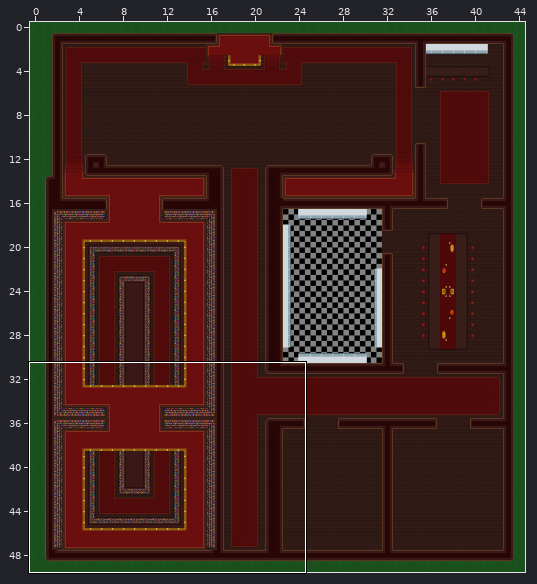
A Tiled map (JSON) gets an edit: assets/Maps/MansionMap.json. The first picture is a wide view before the edit; the outline marks the close-up.
Close-up. Old version:
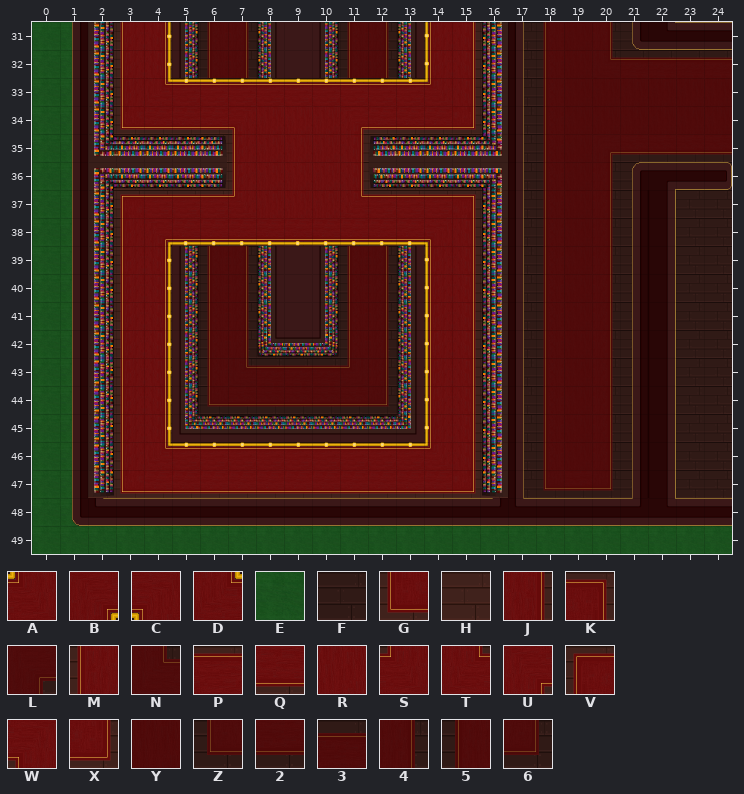
Cells are 64x64 px. Shown: x 0..24, y 31..49. The commit also changed other parts of the map, which this record leaves out.
Key: from "fence": A 2 "fenceCornerInner", B 2 turned 180 "fenceCornerInner", C 2 turned 270 "fenceCornerInner", D 2 turned 90 "fenceCornerInner"; from "grass": E 0 "grass01"; from "mansionTiles": F 0 "floorWood003", G 6 "floorRug012", H 9 "floorWood002", J 14 "floorRug002", K 15 "floorRug013", L 16 "floorRug023", M 23 "floorRug002", N 25 "floorRug024", P 32 "floorRug003", Q 41 "floorRug004", R 50 "floorRug005", S 54 "floorRug006", T 55 "floorRug007", U 56 "floorRug008", V 57 "floorRug010", W 58 "floorRug009", X 59 "floorRug011", Y 60 "floorRug014", Z 62 "floorRug021", 2 63 "floorRug015", 3 64 "floorRug016", 4 65 "floorRug017", 5 66 "floorRug018", 6 69 "floorRug022".
_ is an empty cell, # one hidden under a higher layer.
Layers that did not change in this view are not listed.
Layer "ground" before, first column x 0:
31 _EHMJF__F_F__FMJHF5Y4F###
32 _EHMJF__F_F__FMJHF5YN3333
33 _EHMDPPPPPPPPPAJHF5YYYYYY
34 _EHGQQQWRRRUQQQXHF5YYYYYY
35 _EHHHHHMRRRJHHHHHF5YL2222
36 _EHHHHHMRRRJHHHHHF5Y4F##F
37 _EHVPPPSRRRTPPPKHF5Y4F#FF
38 _EHMBQQQQQQQQQCJHF5Y4F#FF
39 _EHMJF__F_F__FMJHF5Y4F#FF
40 _EHMJF__F_F__FMJHF5Y4F#FF
41 _EHMJF__F_F__FMJHF5Y4F#FF
42 _EHMJF__FFF__FMJHF5Y4F#FF
43 _EHMJF_______FMJHF5Y4F#FF
44 _EHMJF_______FMJHF5Y4F#FF
45 _EHMJFFFFFFFFFMJHF5Y4F#FF
46 _EHMDPPPPPPPPPAJHF5Y4F#FF
47 _EHGQQQQQQQQQQQXHFZ26F#FF
48 _E#######################
49 _________________________
The same view after the edit:
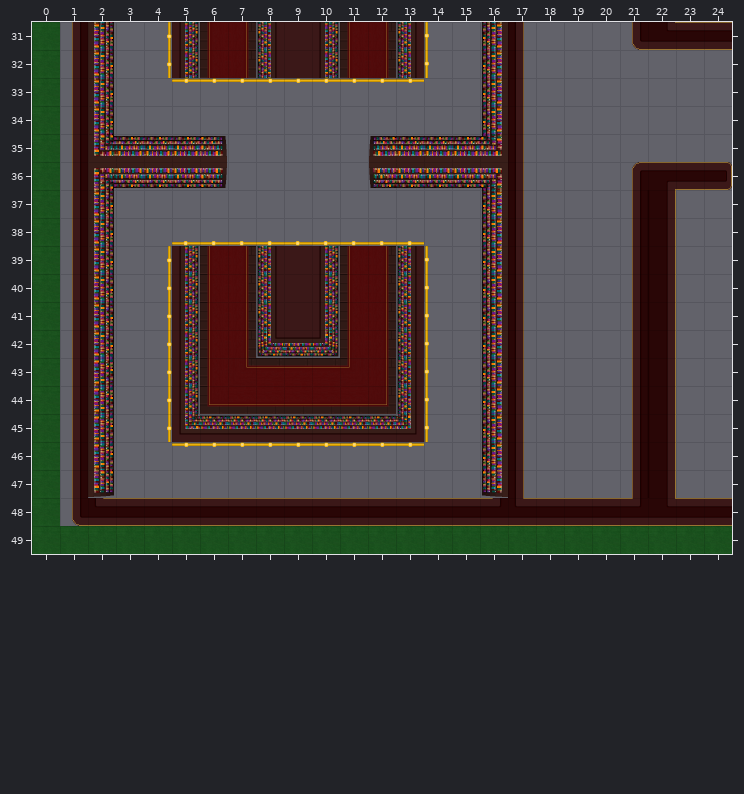
Commit message: fixed grass spot
The edit:
Changed rows in their new state; . is an unchanged cell.
Layer "ground" (now hidden):
first column x 1:
31 _____.._._.._________...
32 _____.._._..____________
33 ________________________
34 ________________________
35 _._____________.________
36 _._____________._____.._
37 _____________________.__
38 _____________________.__
39 _____.._._.._________.__
40 _____.._._.._________.__
41 _____.._._.._________.__
42 _____..___.._________.__
43 _____......._________.__
44 _____......._________.__
45 ____._______.________.__
46 _____________________.__
47 _____________________.__
48 _.......................
